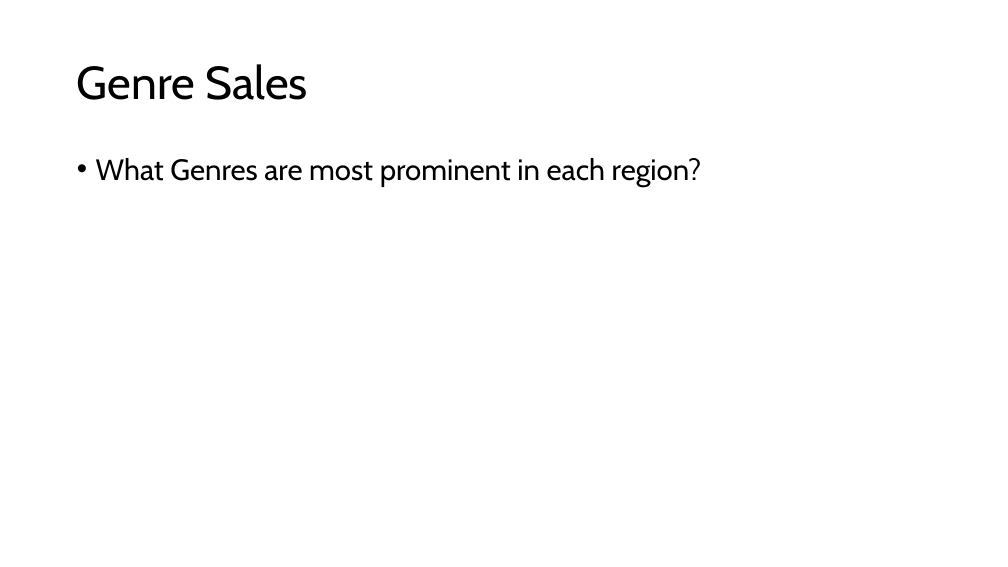
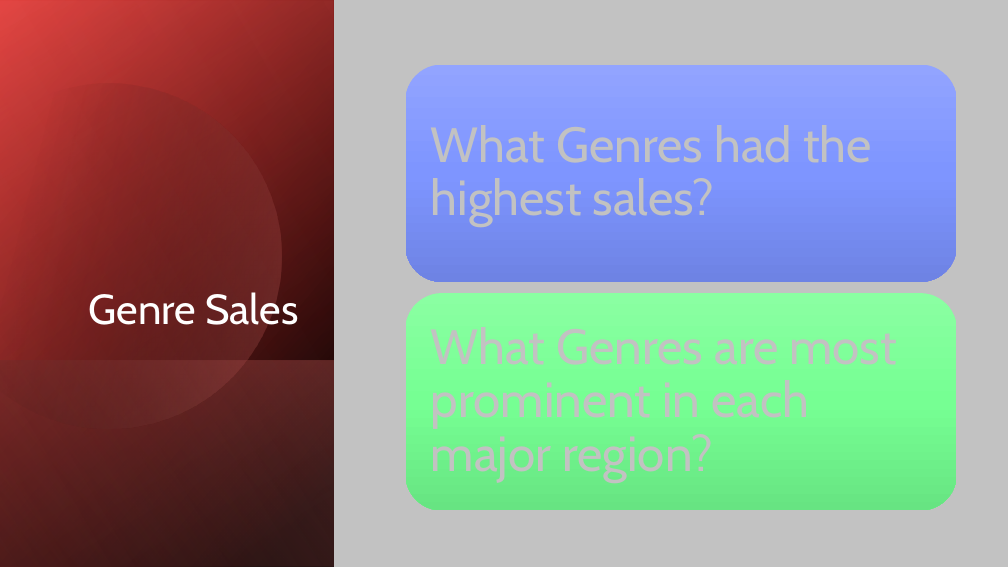
Before and after one commit to CymbalOfJoy/Project_1-Group_3, a slide deck: slide 5 of Power Point/Group 3 Presentation.pptx. Drawn at 1008x567 pixels with LibreOffice and Linux fonts; fonts in the diff are those of the drawing. Boxes give left, top, right and bottom in pixels: in the first picture for what was removed or moved away, otherwise in the second. Text is boxed around its words. In the diff, an @@ line names an element or a change of style, - is before the commit and + after.

```diff
--- a/Power Point/Group 3 Presentation.pptx
+++ b/Power Point/Group 3 Presentation.pptx
@@ background #FFFFFF to #C2C2C2 @@
@@ rectangle added at <box>0,0,334,567</box>, fill gradient #000000 to #E6221E @@
@@ rectangle added at <box>0,1,334,567</box>, fill gradient #000000 to #EF6F6C @@
@@ rectangle added at <box>0,0,334,567</box>, fill gradient #000000 to #F5A9A7 @@
@@ freeform shape added at <box>0,42,323,464</box>, fill gradient #000000 to #EF6F6C @@
@@ rounded rectangle added at <box>405,64,957,282</box>, fill gradient #92A4FF to #7F96FF to #6F84E5 @@
@@ title "Genre Sales": place and size @@
-title "Genre Sales" at <box>77,64,308,100</box>
+title "Genre Sales" at <box>89,292,298,334</box>
@@ title "Genre Sales" at <box>89,292,298,334</box>: size 44 to 40 pt, text colour #000000 to #FFFFFF; alignment left to right; vertical alignment middle to bottom @@
@@ text added at <box>431,125,872,226</box>, 47 pt, text #C2C2C2 @@
+What Genres had the highest sales?
@@ text removed at <box>96,158,702,187</box> @@
-• What Genres are most prominent in each region?
@@ rounded rectangle added at <box>405,293,957,511</box>, fill gradient #8BFFA2 to #77FF94 to #67E582 @@
@@ rectangle added at <box>0,360,334,567</box>, fill gradient #EF6F6C to #000000 @@
```
Also in this commit, not shown: 6 other slides changed, 6 slides added.
